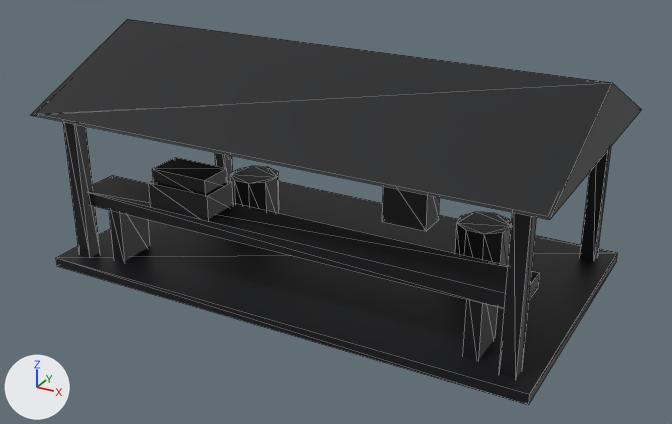
An edit to the glTF model assets/models/yard_stall.glb, drawn before and after from the same camera.
Rendered twice from a 50 mm camera at (5.91, -10.81, 6.24) aimed at (0.11, -0.27, 0.96). The axes (+X, +Y, +Z) are drawn at lower left. The lights are the same throughout. The picture after the commit comes second. Mesh edges are drawn as thin lines. Vertices at exactly the same position are counted once.

In view in the first picture: 'prop'.
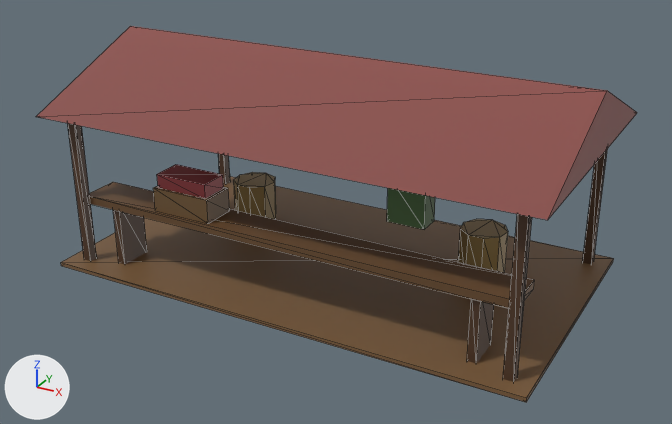
Location of each change, [x1, y1, x2, y2] in pixels of the pictures (672 x 424 px; the box of a moved part takes in the faces that stretch with it):
```json
{"object": "prop", "change": "reshaped", "before": [31, 19, 641, 405], "after": [36, 26, 637, 402]}
{"part": 1, "of": "me_prop", "change": "moved or reshaped", "after": [61, 176, 614, 402], "on screen": "not visible before"}
{"part": 2, "of": "me_prop", "change": "moved or reshaped", "after": [68, 123, 97, 261], "on screen": "not visible before"}
{"part": 3, "of": "me_prop", "change": "moved or reshaped", "after": [218, 154, 230, 184], "on screen": "not visible before"}
{"part": 4, "of": "me_prop", "change": "moved or reshaped", "after": [503, 214, 532, 382], "on screen": "not visible before"}
{"part": 5, "of": "me_prop", "change": "moved or reshaped", "after": [583, 149, 608, 264], "on screen": "not visible before"}
{"part": 6, "of": "me_prop", "change": "moved or reshaped", "after": [36, 26, 637, 220], "on screen": "not visible before"}
{"part": 7, "of": "me_prop", "change": "moved or reshaped", "after": [89, 182, 535, 308], "on screen": "not visible before"}
{"part": 8, "of": "me_prop", "change": "moved or reshaped", "after": [113, 210, 147, 265], "on screen": "not visible before"}
{"part": 9, "of": "me_prop", "change": "moved or reshaped", "after": [467, 299, 494, 363], "on screen": "not visible before"}
{"part": 10, "of": "me_prop", "change": "moved or reshaped", "after": [157, 165, 224, 199], "on screen": "not visible before"}
{"part": 11, "of": "me_prop", "change": "moved or reshaped", "after": [234, 172, 276, 219], "on screen": "not visible before"}
{"part": 12, "of": "me_prop", "change": "moved or reshaped", "after": [458, 219, 508, 272], "on screen": "not visible before"}
{"part": 13, "of": "me_prop", "change": "moved or reshaped", "after": [387, 188, 435, 229], "on screen": "not visible before"}
{"part": 14, "of": "me_prop", "change": "deleted", "before": [31, 19, 641, 405]}
{"part": 15, "of": "me_prop", "change": "cut back", "before": [149, 158, 233, 219], "after": [153, 186, 230, 223]}
{"part": 16, "of": "me_prop", "change": "deleted", "before": [88, 175, 540, 309]}
```

Scene script edits in JSON lines:
```json
{"block": "me_prop", "where": "# used by ob_prop; location = (0.0, 0.0, 0.0)"}
{"op": "remove", "block": "me_prop", "code": "me_prop.from_pydata(...)  # 260 vertices, 408 faces; spans x -3.63..3.63, y -2.13..2.13, z 0.0..3.25"}
{"op": "add", "block": "me_prop", "code": "me_prop.from_pydata(...)  # 130 vertices, 204 faces; spans x -3.59..3.59, y -2.08..2.08, z 0.0..3.15"}
{"block": "me_prop", "change": "me_prop part 1: the loose piece of 8 vertices spanning x -3.54..3.54, y -2.03..2.03, z 0.04..0.1 is moved by (0.0, 0.0, -0.04)"}
{"block": "me_prop", "change": "me_prop part 2: the loose piece of 8 vertices spanning x -3.31..-3.17, y -1.79..-1.66, z 0.04..2.34 is moved by (0.0, 0.0, -0.04)"}
{"block": "me_prop", "change": "me_prop part 3: the loose piece of 8 vertices spanning x -3.31..-3.17, y 1.66..1.79, z 0.04..2.34 is moved by (0.0, 0.0, -0.04)"}
{"block": "me_prop", "change": "me_prop part 4: the loose piece of 8 vertices spanning x 3.17..3.31, y -1.79..-1.66, z 0.04..2.34 is moved by (0.0, 0.0, -0.04)"}
{"block": "me_prop", "change": "me_prop part 5: the loose piece of 8 vertices spanning x 3.17..3.31, y 1.66..1.79, z 0.04..2.34 is moved by (0.0, 0.0, -0.04)"}
{"block": "me_prop", "change": "me_prop part 6: the loose piece of 6 vertices spanning x -3.59..3.59, y -2.08..2.08, z 2.34..3.19 is moved by (0.0, 0.0, -0.04)"}
{"block": "me_prop", "change": "me_prop part 7: the loose piece of 8 vertices spanning x -3.24..3.24, y -1.68..-1.08, z 0.98..1.1 is moved by (0.0, 0.0, -0.04)"}
{"block": "me_prop", "change": "me_prop part 8: the loose piece of 8 vertices spanning x -2.78..-2.66, y -1.63..-1.13, z 0.04..1.04 is moved by (0.0, 0.0, -0.04)"}
{"block": "me_prop", "change": "me_prop part 9: the loose piece of 8 vertices spanning x 2.66..2.78, y -1.63..-1.13, z 0.04..1.04 is moved by (0.0, 0.0, -0.04)"}
{"block": "me_prop", "change": "me_prop part 10: the loose piece of 8 vertices spanning x -1.96..-1.16, y -1.59..-1.17, z 1.44..1.64 is moved by (0.0, 0.0, -0.04)"}
{"block": "me_prop", "change": "me_prop part 11: the loose piece of 18 vertices spanning x -2.28..-1.61, y 0.44..1.1, z 0.04..0.74 is moved by (0.0, 0.0, -0.04)"}
{"block": "me_prop", "change": "me_prop part 12: the loose piece of 18 vertices spanning x 1.61..2.28, y 0.44..1.1, z 0.04..0.74 is moved by (0.0, 0.0, -0.04)"}
{"block": "me_prop", "change": "me_prop part 13: the loose piece of 8 vertices spanning x 1.43..1.93, y -1.39..-1.09, z 1.59..2.19 is moved by (0.0, 0.0, -0.04)"}
{"block": "me_prop", "change": "me_prop part 14: 11 loose pieces with 106 vertices, spanning x -3.63..3.63, y -2.13..2.13, z 0.0..3.25, are deleted"}
{"block": "me_prop", "change": "me_prop part 15"}
{"block": "me_prop", "change": "22 vertices are removed from x -2.05..-1.06, y -1.67..-1.09, z 1.06..1.69"}
{"block": "me_prop", "change": "36 faces are deleted"}
{"block": "me_prop", "change": "2 vertices move within x -1.11, y -1.63..-1.13, z 1.4"}
{"block": "me_prop", "change": "6 vertices are added at (-2.01, -1.63, 1.06), (-2.01, -1.63, 1.4), (-1.11, -1.63, 1.06), (-2.01, -1.13, 1.06), (-2.01, -1.13, 1.4), (-1.11, -1.13, 1.06)"}
{"block": "me_prop", "change": "12 new faces join them"}
{"block": "me_prop", "change": "me_prop part 16"}
{"block": "me_prop", "change": "8 vertices are removed from x -3.28..3.28, y -1.72..-1.04, z 0.94..1.15"}
{"block": "me_prop", "change": "12 faces are deleted"}
```
